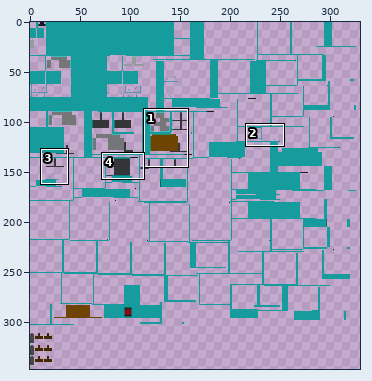
Sprite sheet: src/main/resources/assets/dscombat/textures/entities/alexis_plane/cyan.png. The picture above shows the old version from afar; the outline marks the close-up.
Close-up. The starting point:
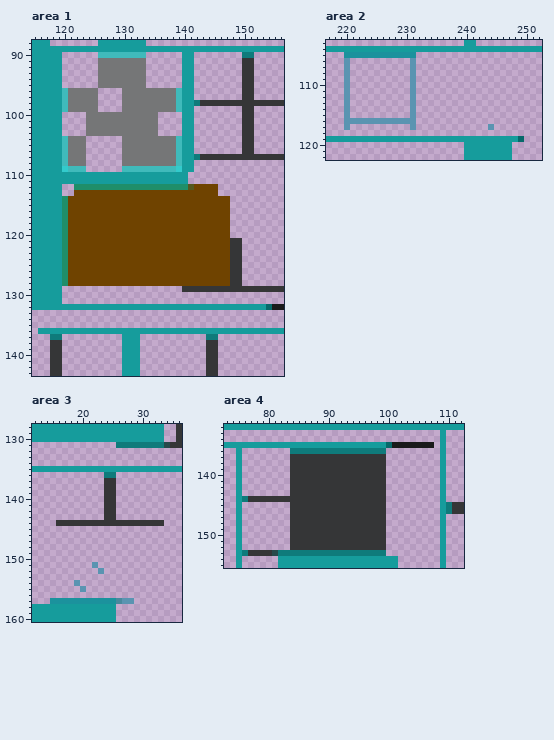
The file is 512x512 pixels. Colours within 5 levels of each other are drawn and written as one. Shown: area 1: x 115..156, y 88..143; area 2: x 217..252, y 103..122; area 3: x 12..36, y 128..160; area 4: x 73..112, y 132..155. The wide view leaves out empty margins. The commit also changed other parts of the picture, which this record leaves out.
The same view after the edit:
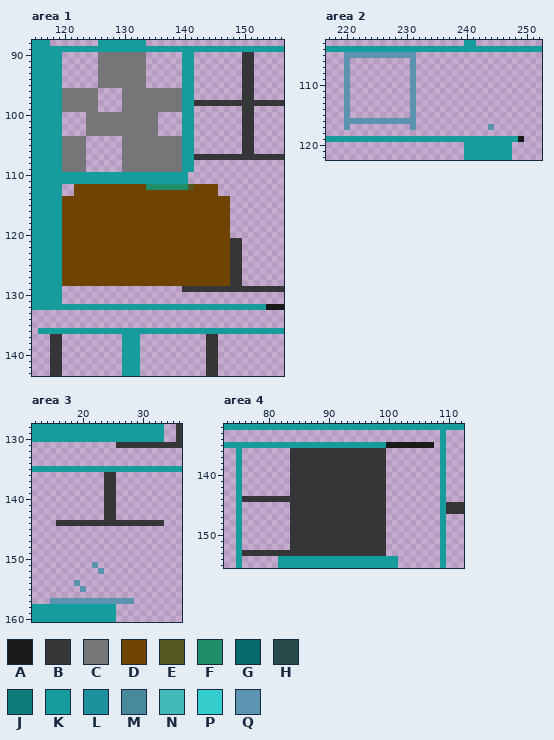
Palette (. is transparent): A #1a1a1b  B #353637  C #757677  D #6f4300  E #55581f  F #1f8e69  G #06696a  H #274a4b  J #0f7b7b  K #169c9c  L #1b929d  M #47899d  N #40babb  P #33cbcc  Q #5a94b1
Change:
Area 1:
y 90: x 126..133 NNNNNNNN -> CCCCCCCC; x 150..151 JJ -> BB
y 96..97: x 120 N -> C; x 139 N -> C
y 98: x 120 N -> C; x 139 N -> C; x 142 J -> B
y 99: x 120 N -> C; x 139 N -> C
y 104..106: x 120 N -> C; x 139 N -> C
y 107: x 120 N -> C; x 139 N -> C; x 142 J -> B
y 108: x 120 N -> C; x 139 N -> C
y 109: x 120..123 PNNN -> CCCC; x 130..139 NNNNNNNNNP -> CCCCCCCCCC
y 112: x 122..133 FFFFFFFFFFFF -> DDDDDDDDDDDD
y 114..128: x 120 F -> D
y 132: x 154 G -> A
y 137: x 118..119 JJ -> BB; x 144..145 JJ -> BB
Area 2:
y 105: x 220..231 LLLLLLLLLLLL -> QQQQQQQQQQQQ
y 119: x 249 G -> A
Area 3:
y 131: x 26..34 JJJJJJJJH -> BBBBBBBBB
y 136: x 24..25 JJ -> BB
y 157: x 15..26 LLLLLLLLLLLM -> QQQQQQQQQQQQ
Area 4:
y 135: x 100 G -> A
y 136: x 84..99 JJJJJJJJJJJJJJJJ -> BBBBBBBBBBBBBBBB
y 144: x 76 J -> B
y 145..146: x 110 J -> B
y 153: x 76 J -> B; x 81..99 HJJJJJJJJJJJJJJJJJJ -> BBBBBBBBBBBBBBBBBBB
